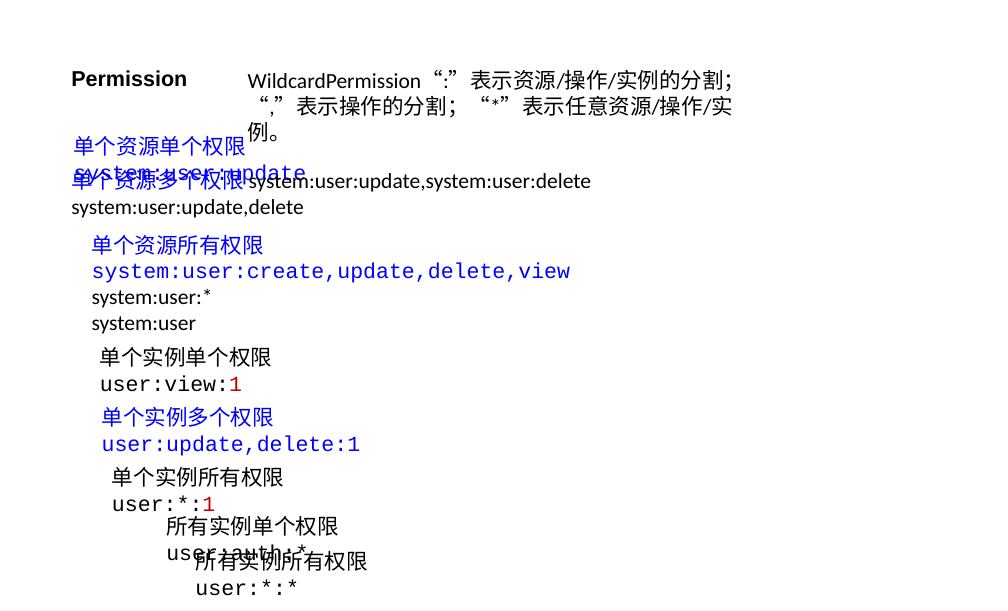
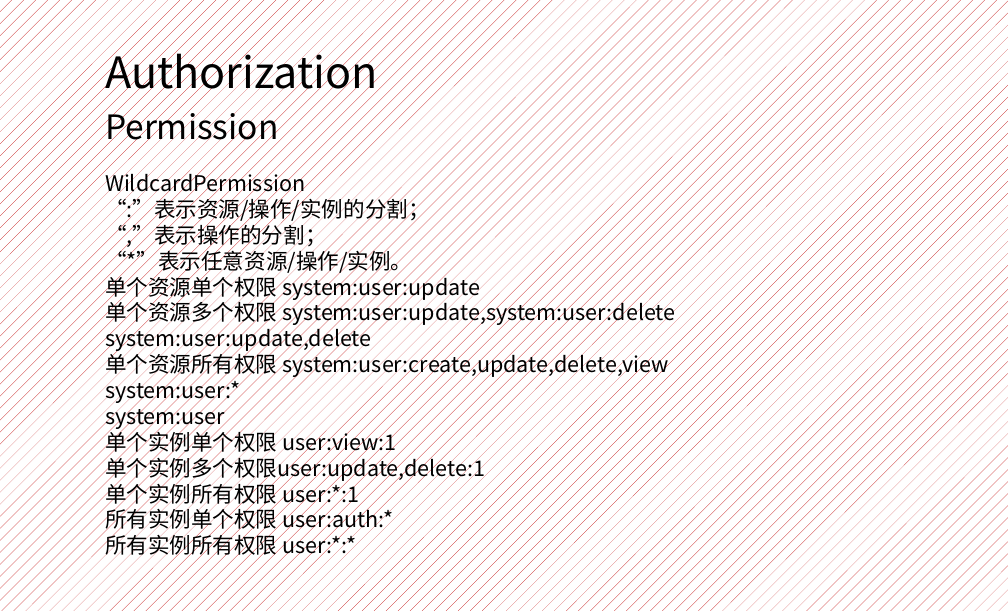
Before and after one commit to yanghaikun/shiro-in-action, a slide deck: slide 11 of shiro原理解析.pptx. Drawn at 1008x611 pixels with LibreOffice and Linux fonts; fonts in the diff are those of the drawing; background and template pictures are left out. Boxes give left, top, right and bottom in pixels: in the first picture for what was removed or moved away, otherwise in the second. Text is boxed around its words. In the diff, an @@ line names an element or a change of style, - is before the commit and + after.

Commit message:
modify

```diff
--- a/shiro原理解析.pptx
+++ b/shiro原理解析.pptx
@@ background picture (left out) to pattern #C00000 on #FFFFFF @@
@@ text added at bbox=[105, 44, 378, 98], 36 pt, text #000000 @@
+Authorization
@@ text removed at bbox=[248, 70, 746, 142] @@
-WildcardPermission“:”表示资源/操作/实例的分割；“,”表示操作的分割；“*”表示任意资源/操作/实例。
@@ text "Permission": place and size @@
-text "Permission" at bbox=[71, 70, 187, 87]
+text "Permission" at bbox=[105, 104, 278, 148]
@@ text "Permission" at bbox=[105, 104, 278, 148]: size 18 to 28 pt, font Arial to Noto Sans CJK SC, bold off @@
@@ text removed at bbox=[71, 166, 592, 218] @@
-单个资源多个权限 system:user:update,system:user:delete
-system:user:update,delete
@@ text "WildcardPermission": place and size @@
-text "WildcardPermission" at bbox=[73, 136, 306, 187]
+text "WildcardPermission" at bbox=[105, 170, 675, 559]
@@ text at bbox=[105, 170, 430, 274]: paragraphs added @@
+WildcardPermission
+“:”表示资源/操作/实例的分割；
+“,”表示操作的分割；
+“*”表示任意资源/操作/实例。
@@ text removed at bbox=[92, 235, 570, 334] @@
-单个资源所有权限 system:user:create,update,delete,view
-system:user:*
-system:user
@@ text at bbox=[105, 299, 675, 559]: paragraphs added @@
+单个资源多个权限 system:user:update,system:user:delete
+system:user:update,delete
+单个资源所有权限 system:user:create,update,delete,view
+system:user:*
+system:user
+单个实例单个权限 user:view:1
+单个实例多个权限user:update,delete:1
+单个实例所有权限 user:*:1
+所有实例单个权限 user:auth:*
+所有实例所有权限 user:*:*
@@ text at bbox=[105, 273, 480, 300]: font Courier New to Noto Sans CJK SC, text colour #0000FF to #000000 in "单个资源单个权限 system:user:update" @@
@@ text removed at bbox=[100, 347, 272, 392] @@
-单个实例单个权限 user:view:1
@@ text removed at bbox=[102, 407, 361, 456] @@
-单个实例多个权限user:update,delete:1
@@ text removed at bbox=[112, 467, 284, 517] @@
-单个实例所有权限 user:*:1
@@ text removed at bbox=[166, 516, 338, 567] @@
-所有实例单个权限 user:auth:*
@@ text removed at bbox=[195, 548, 367, 596] @@
-所有实例所有权限 user:*:*
```
Also in this commit, not shown: 4 other slides changed, 14 slides added, 23 slides removed.
